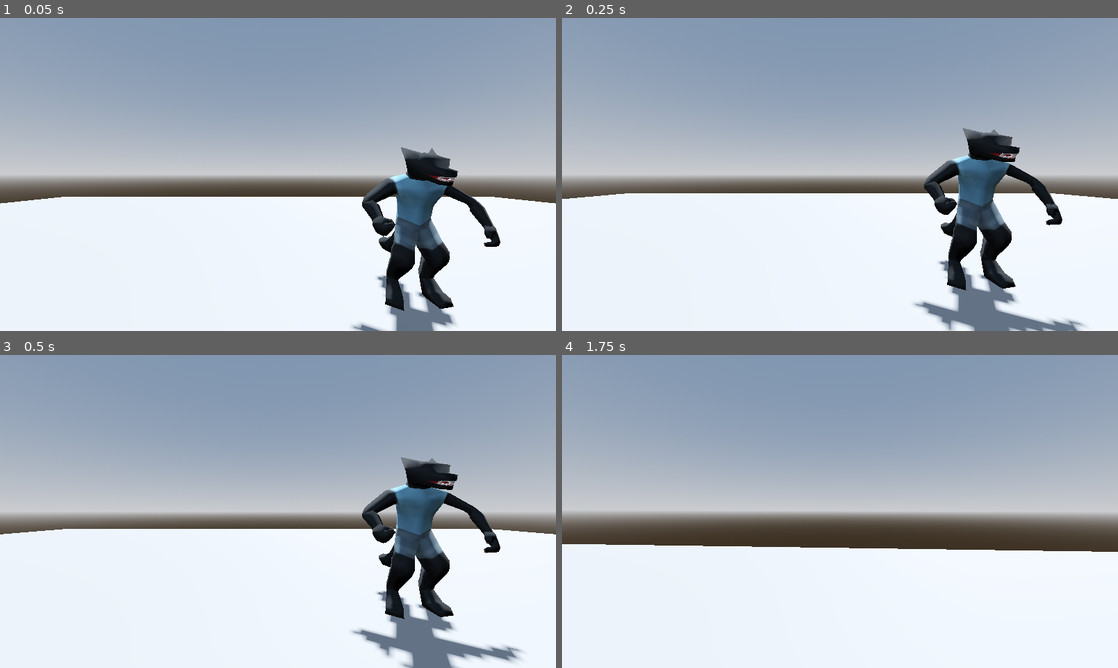
Above: before the commit, frames 1-4 (two rows, left to right).
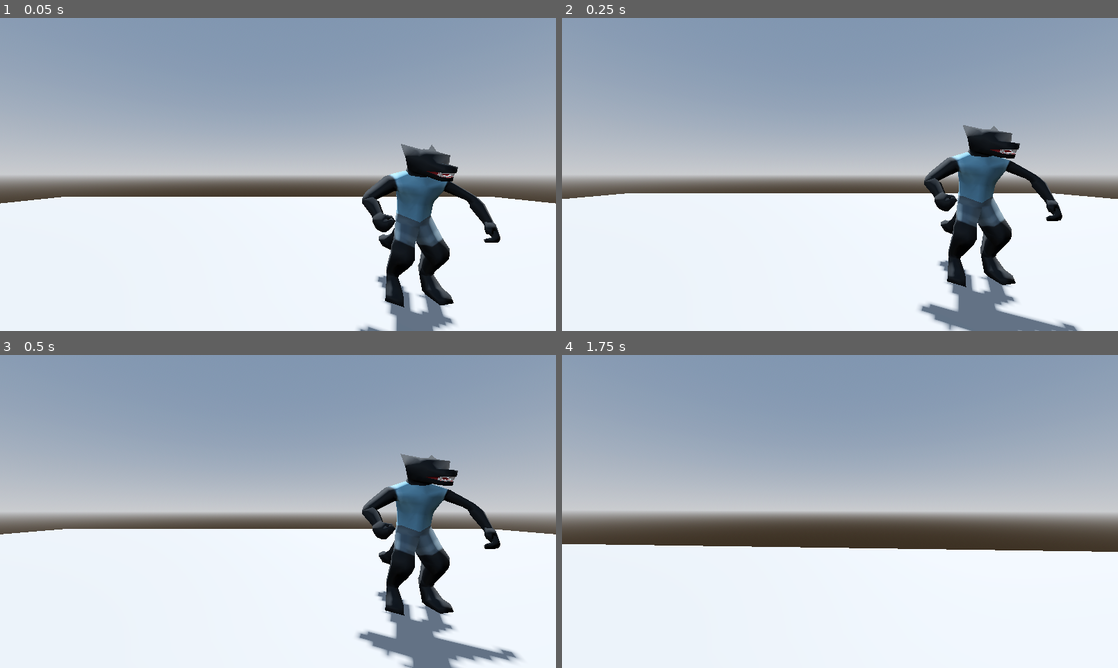
Above: after the commit, the same moments.

Repository: slop-inc/algebra-game-jam
Game: Godot game, scene res://scenes/player_movement_test/player_movement_test.tscn
Same seed, same stepped clock (60 frames per second), same inputs: the game is played once before the commit and once after it.
Inputs (mouse positions are in pixels of both pictures, inside the frame that each line leads up to):
- Up to frame 1 (0.05 s): no input
- Up to frame 2 (0.25 s): no input
- Up to frame 3 (0.5 s): no input
- Up to frame 4 (1.75 s): tap Enter at 0.5 s; move the mouse to (867, 511) at 0.52 s; hold W (up_move) from 0.53 s (still down); tap Shift (dash) at 0.6 s; click (867, 511) at 0.67 s; tap Space (jump) at 0.77, 1.52 s; move the mouse to (812, 511) at 1.27 s; click (812, 511) at 1.35 s

The runs differ from the first frame. In frame 1, 2.2% of the frame differs, in the area x 63-90%, y 40-100%; in frame 2, 2.4%; in frame 3, 2.5%, in the area x 63-94%, y 31-99%; in frame 4, nothing differs.

Commit message:
Enemy AI (Hodaju, da da, hodaju, cak prema tebi, ooohoho da da. Fora je to el? zabavno? UU ali luce, pre ravno idu. UU ne izgledaju natural. BOLI ME MOJ KURAC! BOLI ME! NE ZA NI MA ME! NAPRAVI TI ONDA PIZDO RASPALA. DA TE VIDIM. NE. NE. Vi SE TU LEGICIMA IGRATE. SVE JE FAMA FORA.)

Diff:
--- a/project.godot
+++ b/project.godot
@@ -32,6 +32,8 @@
 [global_group]
 
 enemy=""
+navmesh_group=""
+player=""
 
 [input]
 
--- a/scenes/enemy/EnemyAsleep.gd
+++ b/scenes/enemy/EnemyAsleep.gd
@@ -1,5 +1,17 @@
 extends State
 class_name EnemyAsleep
 
+func Enter():
+	print("Entered Sleep")
+
+
+func Physics_Update(delta):
+	_awake()
+
+
 func _awake():
-	Transitioned.emit(self, "EnemyIdle")
+	print("Awoke")
+	Transitioned.emit(self, "chase")
+
+func Exit():
+	print("Left Sleep")
--- /dev/null
+++ b/scenes/enemy/EnemyChase.gd
@@ -0,0 +1,36 @@
+extends State
+class_name EnemyChase
+
+var speed = 3
+
+
+@onready var agent = self.get_parent().get_parent()
+@onready var nav_agent = self.get_parent().get_parent().get_child(0)
+@onready var player = null
+
+func Enter():
+	print("Entered Chase")
+	print(agent)
+	print(nav_agent)
+
+func Physics_Update(delta: float):
+	print("fuck")
+	player = get_tree().get_first_node_in_group("player")
+	if player:
+		update_target_location(player.global_position)
+		var current_location = agent.global_position
+		var next_location = nav_agent.get_next_path_position()
+		var new_velocity = (next_location - current_location).normalized() * speed
+		agent.velocity = new_velocity
+		agent.move_and_slide()
+	else:
+		print("No player Located")
+		Transitioned.emit(self,"idle")
+
+
+
+
+
+func update_target_location(target_location):
+	if player:
+		nav_agent.set_target_position(target_location)
--- a/scenes/enemy/State.gd
+++ b/scenes/enemy/State.gd
@@ -9,8 +9,8 @@
 func Exit():
 	pass
 
-func Update(delta: float):
+func Update(_delta: float):
 	pass
 
-func Physics_Update(delta: float):
+func Physics_Update(_delta: float):
 	pass
--- a/scenes/enemy/StateMachine.gd
+++ b/scenes/enemy/StateMachine.gd
@@ -11,28 +11,30 @@
 			states[child.name.to_lower()] = child
 			child.Transitioned.connect(on_child_transition)
 
+	print(states)
 	if initial_state:
 		initial_state.Enter()
 		current_state = initial_state
 
-func _process(delta: float):
+func _process(delta):
 	if current_state:
 		current_state.Update(delta)
 
-func _physics_process(delta: float):
+func _physics_process(delta):
 	if current_state:
-			current_state.Physics_Update(delta)
+		current_state.Physics_Update(delta)
 
 func on_child_transition(state, new_state_name):
 	if state != current_state:
 		return
 
 	var new_state = states.get(new_state_name.to_lower())
+
 	if !new_state:
 			return
 
 	if current_state:
-		current_state.exit()
+		current_state.Exit()
 
-	new_state.enter()
+	new_state.Enter()
 	current_state = new_state
--- a/scenes/enemy/emeny_dummy.gd
+++ b/scenes/enemy/emeny_dummy.gd
@@ -1,10 +1,11 @@
-extends StaticBody3D
+extends CharacterBody3D
 
 var max_health = 100
 var health = 100
-
+@onready var shit = $NavigationAgent3D
 # Called when the node enters the scene tree for the first time.
 func _ready() -> void:
+	print(shit)
 	health = max_health
 
 
--- a/scenes/enemy/emeny_dummy.tscn
+++ b/scenes/enemy/emeny_dummy.tscn
@@ -5,11 +5,14 @@
 [ext_resource type="Script" uid="uid://bmw7y1bfxxxav" path="res://scenes/enemy/StateMachine.gd" id="3_6lrki"]
 [ext_resource type="Script" uid="uid://dog6bixt1x20u" path="res://scenes/enemy/EnemyIdle.gd" id="4_vv7ir"]
 [ext_resource type="Script" uid="uid://d107fi78qxqc3" path="res://scenes/enemy/EnemyAsleep.gd" id="5_1stba"]
+[ext_resource type="Script" uid="uid://bnqjoibwbkp8y" path="res://scenes/enemy/EnemyChase.gd" id="6_xid22"]
 
 [sub_resource type="CapsuleShape3D" id="CapsuleShape3D_ca4xg"]
 
-[node name="EmenyDummy" type="StaticBody3D" unique_id=1318146514 groups=["enemy"]]
+[node name="EnemyDummy" type="CharacterBody3D" unique_id=1073975167 groups=["enemy"]]
 script = ExtResource("1_mxlf7")
+
+[node name="NavigationAgent3D" type="NavigationAgent3D" parent="." unique_id=1319839874]
 
 [node name="cultist" parent="." unique_id=103616958 instance=ExtResource("2_6k1ey")]
 transform = Transform3D(0.82900006, 0, 0, 0, 0.77053684, 0, 0, 0, 0.8273579, 0, 0, 0)
@@ -18,13 +21,18 @@
 transform = Transform3D(1, 0, 0, 0, 1, 0, 0, 0, 1, 0, 0.97109747, -0.2512362)
 shape = SubResource("CapsuleShape3D_ca4xg")
 
-[node name="StateMachine" type="Node" parent="." unique_id=1460263048]
+[node name="StateMachine" type="Node" parent="." unique_id=1460263048 node_paths=PackedStringArray("initial_state")]
 script = ExtResource("3_6lrki")
+initial_state = NodePath("Sleep")
+
+[node name="Sleep" type="Node" parent="StateMachine" unique_id=1202453455]
+script = ExtResource("5_1stba")
+metadata/_custom_type_script = "uid://d107fi78qxqc3"
 
 [node name="Idle" type="Node" parent="StateMachine" unique_id=351667329]
 script = ExtResource("4_vv7ir")
 metadata/_custom_type_script = "uid://dog6bixt1x20u"
 
-[node name="Sleep" type="Node" parent="StateMachine" unique_id=1202453455]
-script = ExtResource("5_1stba")
-metadata/_custom_type_script = "uid://d107fi78qxqc3"
+[node name="Chase" type="Node" parent="StateMachine" unique_id=1524620161]
+script = ExtResource("6_xid22")
+metadata/_custom_type_script = "uid://bnqjoibwbkp8y"
--- /dev/null
+++ b/scenes/enemy/enemy_room_test.tscn
@@ -0,0 +1,34 @@
+[gd_scene format=3 uid="uid://0ai0wbfk4vsp"]
+
+[ext_resource type="PackedScene" uid="uid://c616vsobfrl" path="res://scenes/enemy/straight_test_enemy_ai.tscn" id="1_bh4u6"]
+[ext_resource type="PackedScene" uid="uid://dhqh4lhawx71j" path="res://scenes/player_movement_test/player.tscn" id="2_eikc4"]
+
+[sub_resource type="ProceduralSkyMaterial" id="ProceduralSkyMaterial_eikc4"]
+sky_horizon_color = Color(0.66224277, 0.6717428, 0.6867428, 1)
+ground_horizon_color = Color(0.66224277, 0.6717428, 0.6867428, 1)
+
+[sub_resource type="Sky" id="Sky_gv17n"]
+sky_material = SubResource("ProceduralSkyMaterial_eikc4")
+
+[sub_resource type="Environment" id="Environment_kl22t"]
+background_mode = 2
+sky = SubResource("Sky_gv17n")
+tonemap_mode = 2
+
+[node name="EnemyRoomTest" type="Node3D" unique_id=1148278745]
+
+[node name="DirectionalLight3D" type="DirectionalLight3D" parent="." unique_id=1530958095]
+transform = Transform3D(-0.8660254, -0.43301278, 0.25, 0, 0.49999997, 0.86602545, -0.50000006, 0.75, -0.43301266, 0, 0, 0)
+shadow_enabled = true
+
+[node name="WorldEnvironment" type="WorldEnvironment" parent="." unique_id=1688596296]
+environment = SubResource("Environment_kl22t")
+
+[node name="Root" parent="." unique_id=1133836879 instance=ExtResource("1_bh4u6")]
+transform = Transform3D(1, 0, 0, 0, 1, 0, 0, 0, 1, -1.2941558, 0, 0.31331086)
+
+[node name="Root2" parent="." unique_id=235754050 instance=ExtResource("1_bh4u6")]
+transform = Transform3D(1, 0, 0, 0, 1, 0, 0, 0, 1, -18.381493, 0, 0.19950223)
+
+[node name="Player" parent="." unique_id=2017426151 instance=ExtResource("2_eikc4")]
+transform = Transform3D(-3.4969112e-08, 0, 0.8, 0, 0.8, 0, -0.8, 0, -3.4969112e-08, -19.356335, 0.8999999, -5.3330793)
--- /dev/null
+++ b/scenes/enemy/straight_test_enemy_ai.tscn
@@ -0,0 +1,57 @@
+[gd_scene format=3 uid="uid://c616vsobfrl"]
+
+[ext_resource type="Script" uid="uid://uj72xj23hakp" path="res://scenes/rooms/room.gd" id="1_lhkyw"]
+[ext_resource type="PackedScene" uid="uid://xrdjdkok86pc" path="res://scenes/building_blocks/door.tscn" id="2_4tstp"]
+[ext_resource type="Texture2D" uid="uid://dlyoxrvnbxbeu" path="res://assets/FloorTxt.png" id="3_oe7jr"]
+[ext_resource type="PackedScene" uid="uid://njf4w6xcqe3f" path="res://scenes/enemy/emeny_dummy.tscn" id="4_83pag"]
+
+[sub_resource type="StandardMaterial3D" id="StandardMaterial3D_mhneh"]
+albedo_texture = ExtResource("3_oe7jr")
+uv1_triplanar = true
+uv1_world_triplanar = true
+
+[sub_resource type="BoxMesh" id="BoxMesh_ubwfd"]
+material = SubResource("StandardMaterial3D_mhneh")
+
+[sub_resource type="BoxShape3D" id="BoxShape3D_db6lq"]
+size = Vector3(16, 0.2, 32)
+
+[sub_resource type="NavigationMesh" id="NavigationMesh_m5flg"]
+vertices = PackedVector3Array(-7.5, 0.11999996, -31.5, -7.5, 0.11999996, -0.5, 7.5, 0.11999996, -0.5, 7.5, 0.11999996, -31.5)
+polygons = [PackedInt32Array(3, 2, 0), PackedInt32Array(0, 2, 1)]
+geometry_parsed_geometry_type = 1
+geometry_source_geometry_mode = 2
+geometry_source_group_name = &"navmesh_group"
+cell_height = 0.01
+
+[node name="Root" type="Node3D" unique_id=1133836879]
+script = ExtResource("1_lhkyw")
+
+[node name="RoomMarker" type="Marker3D" parent="." unique_id=457309477]
+transform = Transform3D(1, 0, 0, 0, 1, 0, 0, 0, 1, 0, 0, -32)
+
+[node name="Marker3D" type="Marker3D" parent="RoomMarker" unique_id=197962252]
+transform = Transform3D(1, 0, 0, 0, 1, 0, 0, 0, 1, 0, 0, -1.0000019)
+
+[node name="Door2" parent="." unique_id=1497648598 instance=ExtResource("2_4tstp")]
+
+[node name="Room" type="Node3D" parent="." unique_id=1918957510]
+
+[node name="StaticBody3D" type="StaticBody3D" parent="Room" unique_id=1539930033 groups=["navmesh_group"]]
+
+[node name="MeshInstance3D" type="MeshInstance3D" parent="Room/StaticBody3D" unique_id=1776658310]
+transform = Transform3D(16, 0, 0, 0, 0.2, 0, 0, 0, 32, 0, -0.1, -16)
+mesh = SubResource("BoxMesh_ubwfd")
+
+[node name="CollisionShape3D" type="CollisionShape3D" parent="Room/StaticBody3D" unique_id=393378736]
+transform = Transform3D(1, 0, 0, 0, 1, 0, 0, 0, 1, 0, -2.9802322e-08, -16)
+shape = SubResource("BoxShape3D_db6lq")
+
+[node name="NavigationRegion3D" type="NavigationRegion3D" parent="." unique_id=1061270923]
+navigation_mesh = SubResource("NavigationMesh_m5flg")
+
+[node name="EmenyDummy" parent="." unique_id=1318146514 instance=ExtResource("4_83pag")]
+transform = Transform3D(1, 0, 0, 0, 1, 0, 0, 0, 1, 2.5967948, 0.099999905, -15.895512)
+
+[node name="EmenyDummy2" parent="." unique_id=589377733 instance=ExtResource("4_83pag")]
+transform = Transform3D(1, 0, 0, 0, 1, 0, 0, 0, 1, 3.1834545, 0.099999905, -12.327882)
--- a/scenes/player_movement_test/player.tscn
+++ b/scenes/player_movement_test/player.tscn
@@ -6,7 +6,7 @@
 
 [sub_resource type="CapsuleShape3D" id="CapsuleShape3D_7pbky"]
 
-[node name="Player" type="CharacterBody3D" unique_id=2017426151]
+[node name="Player" type="CharacterBody3D" unique_id=2017426151 groups=["player"]]
 transform = Transform3D(-3.4969112e-08, 0, 0.8, 0, 0.8, 0, -0.8, 0, -3.4969112e-08, 0, 0, 0)
 script = ExtResource("1_ou55v")
 
Not shown, added: assets/BottomEvilBar.png.import
Not shown, added: assets/SideEvilBars.png.import
Not shown, added: assets/TopEvilBar.png.import
Not shown, added: assets/cultist texture.png.import
Binary file added: assets/cultist_0.png
Not shown, added: assets/cultist_0.png.import
Not shown, changed: assets/sounds/door/207814__zorrobms1001__metallic_cling1.mp3.import
Not shown, added: scenes/enemy/EnemyChase.gd.uid
